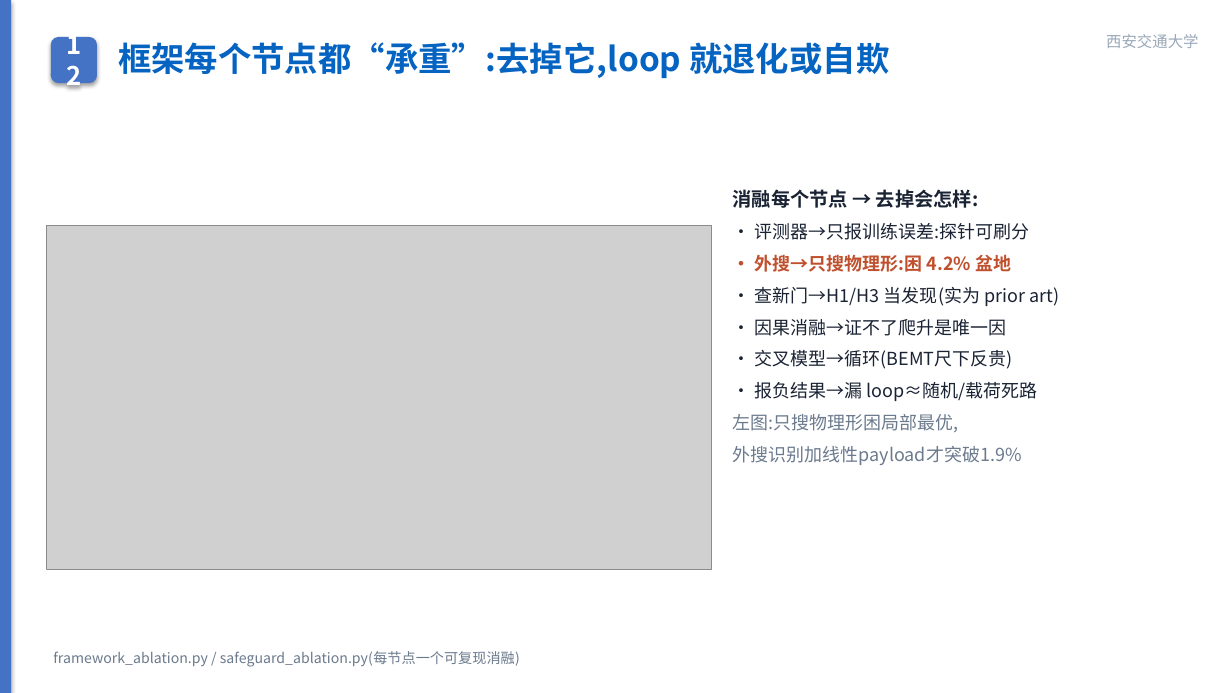
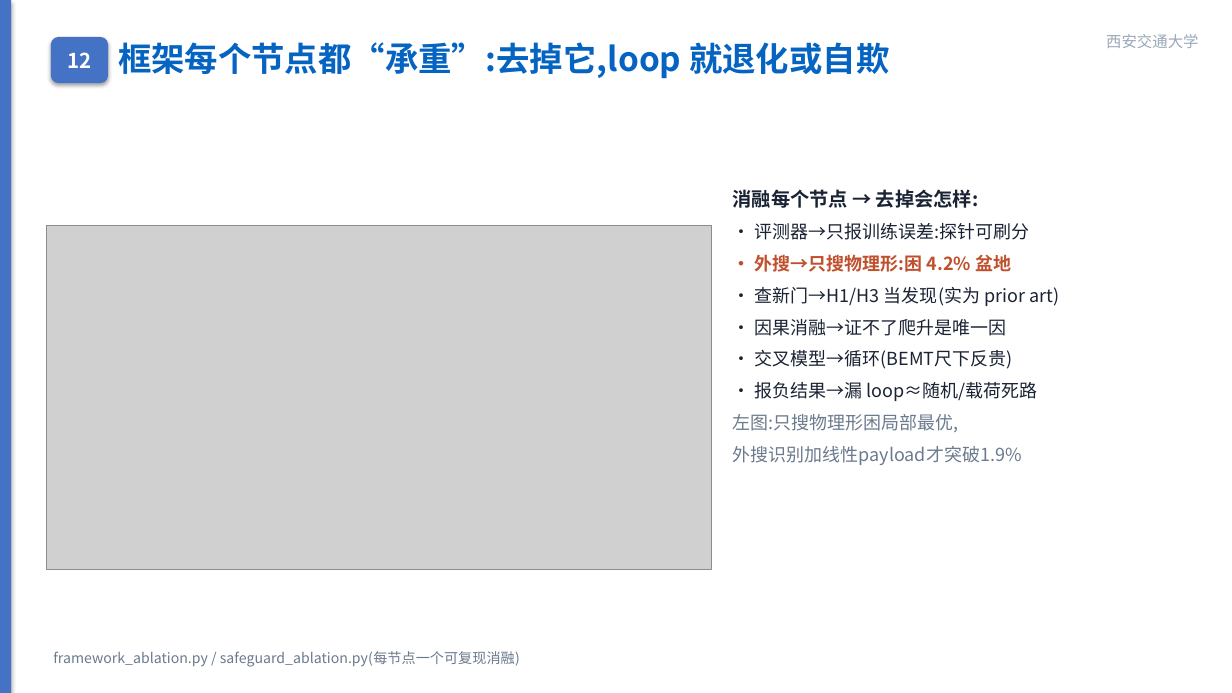
Before and after one commit to wbz0429/PathPlanningwithEnergy, a slide deck: slide 13 of autoresearch/energy_m100/experiments/midterm_defense.pptx. Drawn at 1232x693 pixels with LibreOffice and Linux fonts; fonts in the diff are those of the drawing; grey boxes stand for pictures. Boxes give left, top, right and bottom in pixels: in the first picture for what was removed or moved away, otherwise in the second. Text is boxed around its words. In the diff, an @@ line names an element or a change of style, - is before the commit and + after.

```diff
--- a/autoresearch/energy_m100/experiments/midterm_defense.pptx
+++ b/autoresearch/energy_m100/experiments/midterm_defense.pptx
@@ rounded rectangle "12": place and size @@
-rounded rectangle "12" at [51, 37, 97, 83]
+rounded rectangle "12" at [51, 37, 108, 83]
@@ rounded rectangle "12" at [51, 37, 108, 83]: size 20 to 16 pt @@
```
Also in this commit, not shown: 8 other slides changed, 1 slide added, 6 other files.
